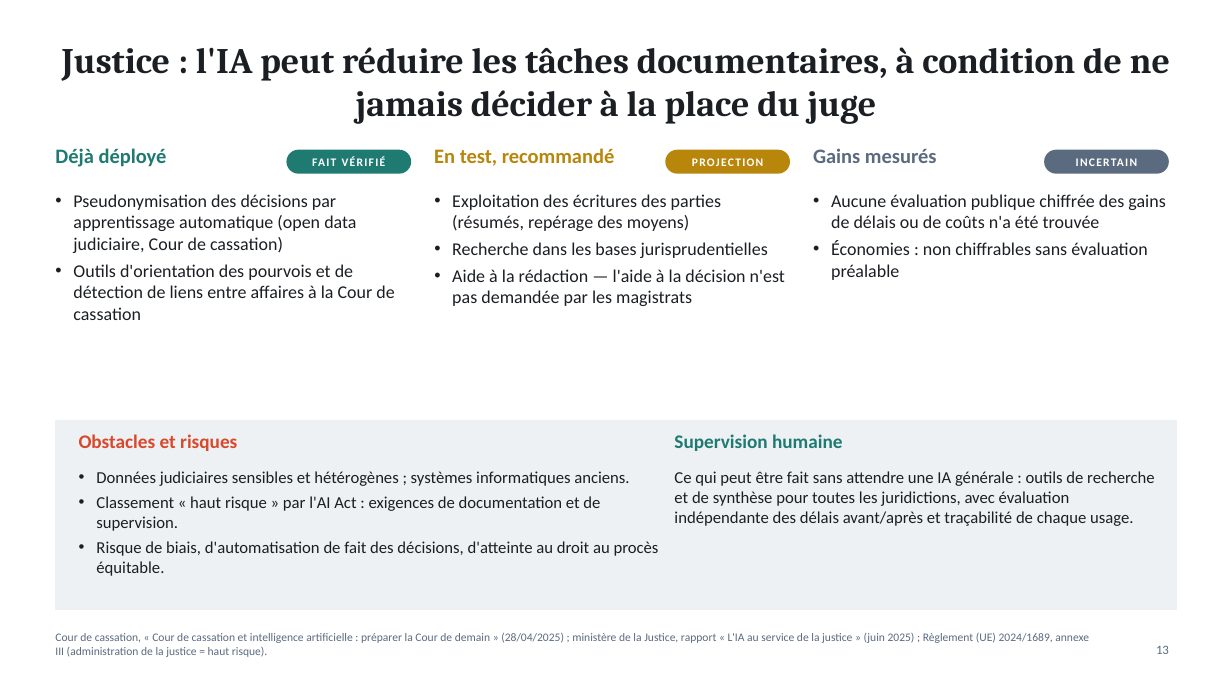
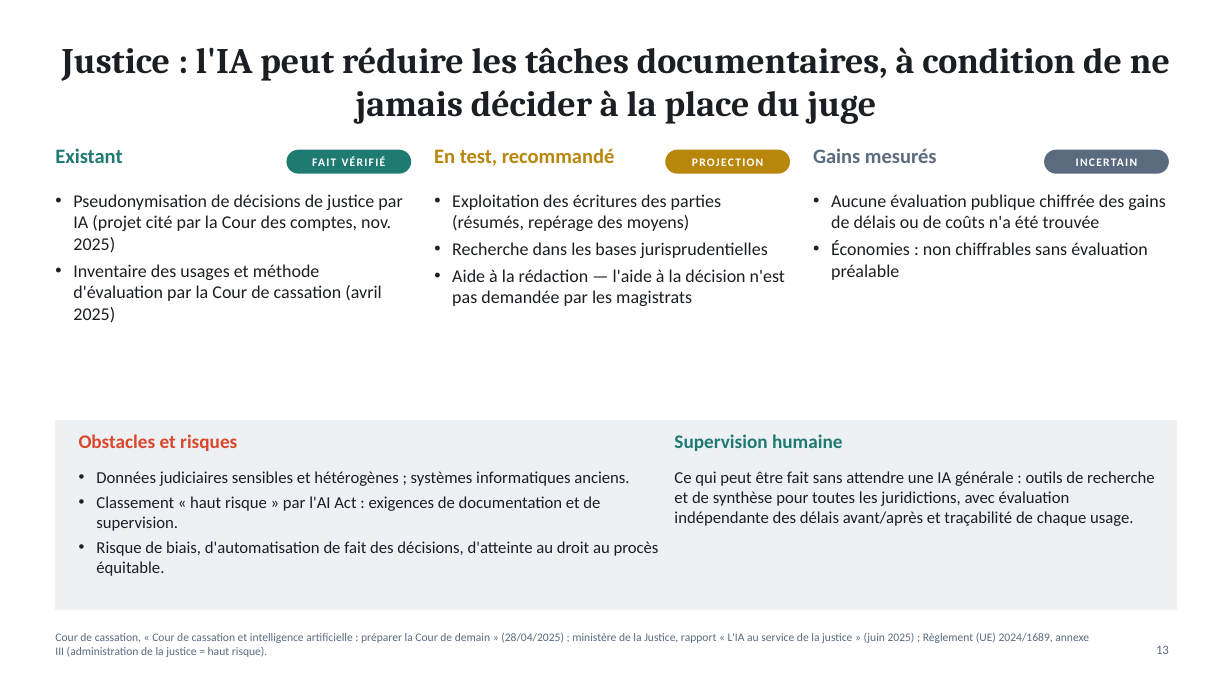
Before and after one commit to ordiform69-png/1er-projet-, a slide deck: slide 13 of enquete-ia-travail/IA-robotique-travail-France.pptx. Drawn at 1232x693 pixels with LibreOffice and Linux fonts; fonts in the diff are those of the drawing. Boxes give left, top, right and bottom in pixels: in the first picture for what was removed or moved away, otherwise in the second. Text is boxed around its words. In the diff, an @@ line names an element or a change of style, - is before the commit and + after.

```diff
--- a/enquete-ia-travail/IA-robotique-travail-France.pptx
+++ b/enquete-ia-travail/IA-robotique-travail-France.pptx
@@ text at (55,148,122,163): text changed @@
-Déjà déployé
+Existant
@@ text at (73,194,402,323): text changed @@
-• Pseudonymisation des décisions par apprentissage automatique (open data judiciaire, Cour de cassation)
-• Outils d'orientation des pourvois et de détection de liens entre affaires à la Cour de cassation
+• Pseudonymisation de décisions de justice par IA (projet cité par la Cour des comptes, nov. 2025)
+• Inventaire des usages et méthode d'évaluation par la Cour de cassation (avril 2025)
```
Also in this commit, not shown: 13 other slides changed, 6 other files.
